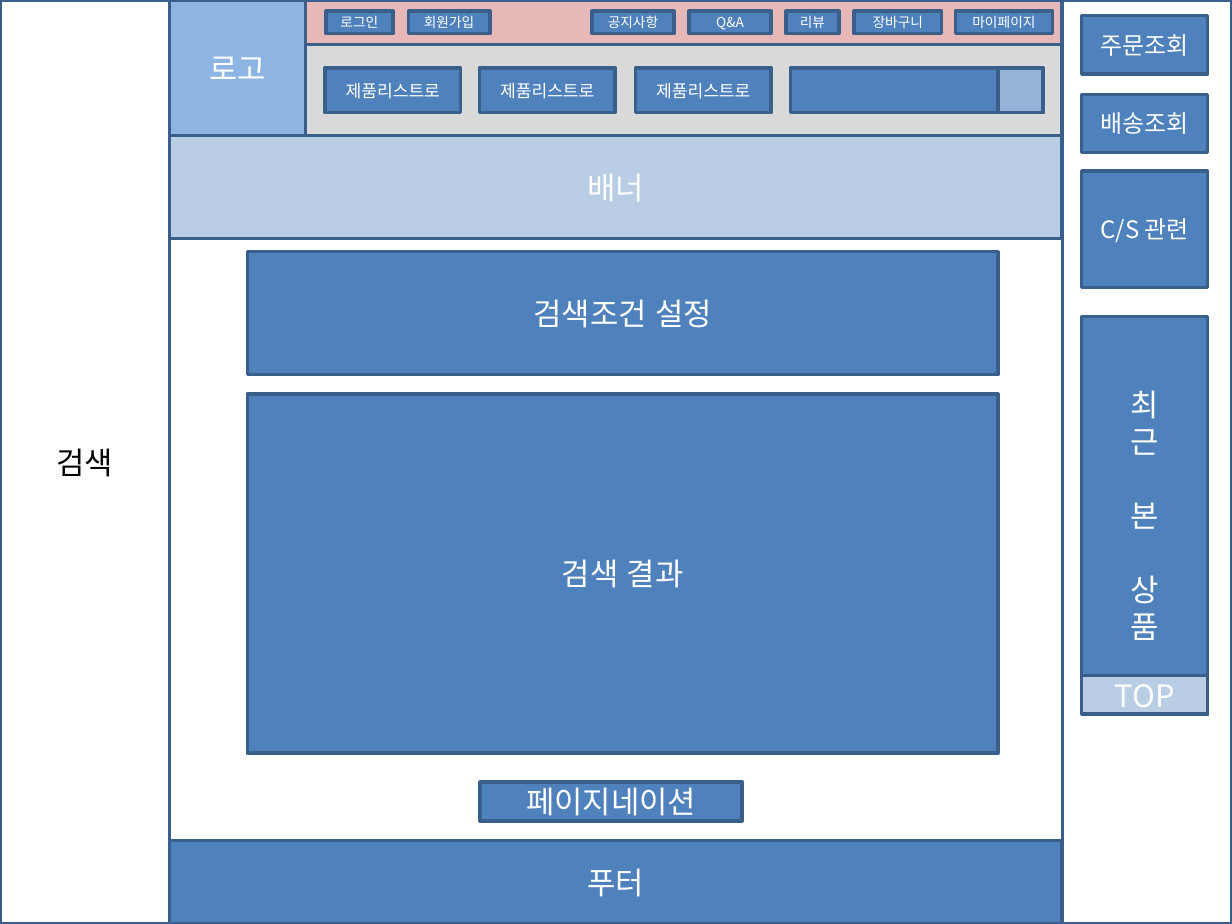
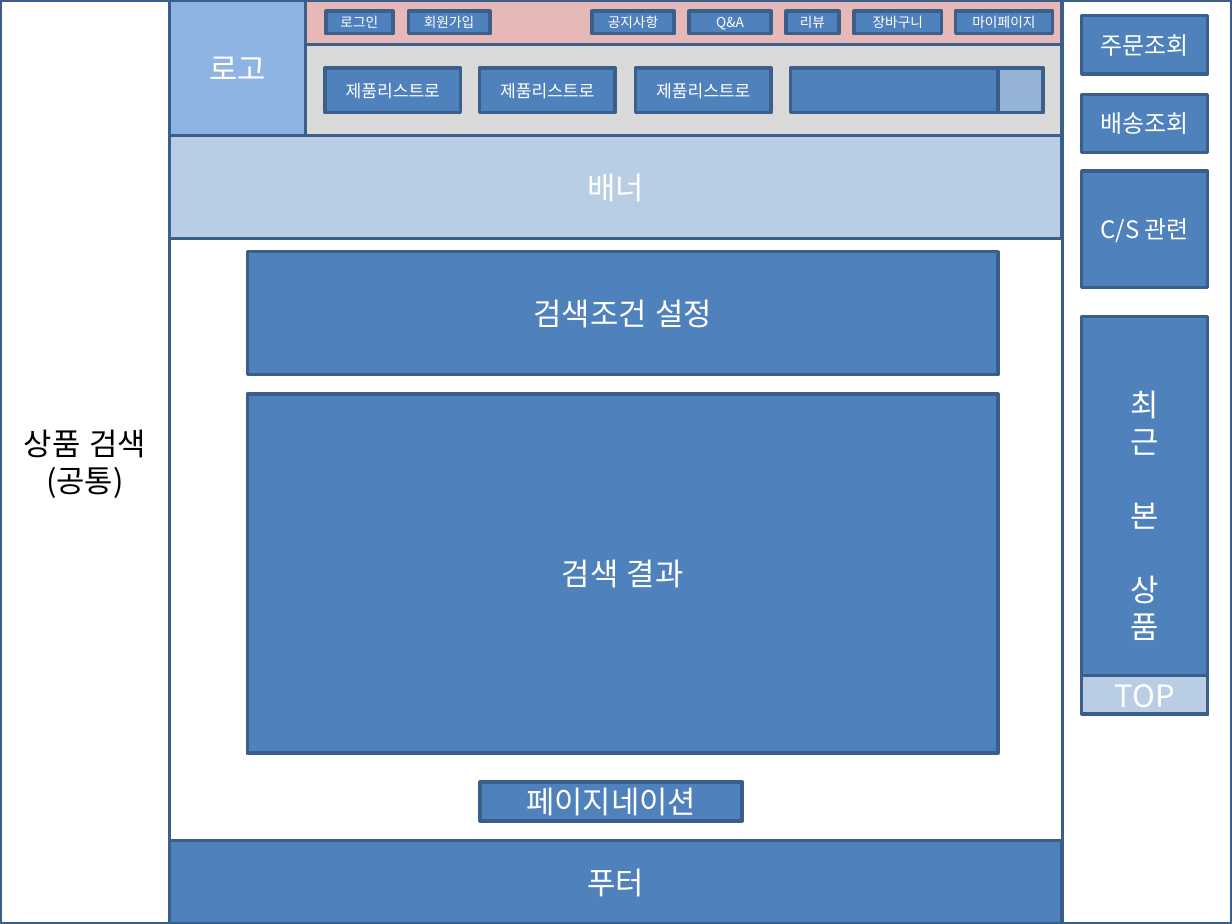
Before and after one commit to dksdlcks12/Portfolio, a slide deck: slide 17 of 스토리보드(검토중).pptx. Drawn at 1232x924 pixels with LibreOffice and Linux fonts; fonts in the diff are those of the drawing. Boxes give left, top, right and bottom in pixels: in the first picture for what was removed or moved away, otherwise in the second. Text is boxed around its words. In the diff, an @@ line names an element or a change of style, - is before the commit and + after.

```diff
--- a/스토리보드(검토중).pptx
+++ b/스토리보드(검토중).pptx
@@ text in rectangle at (24,429,146,498): text changed @@
-검색
+상품 검색
+(공통)
```
Also in this commit, not shown: 10 other slides changed, 7 slides added.
